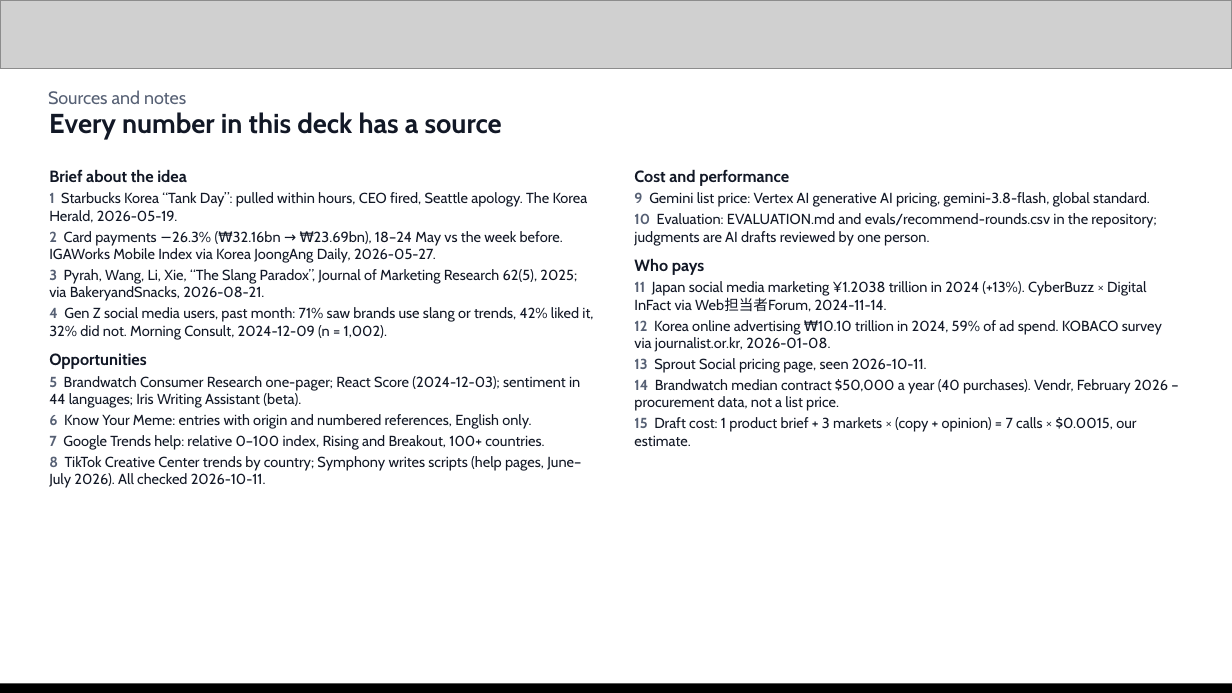
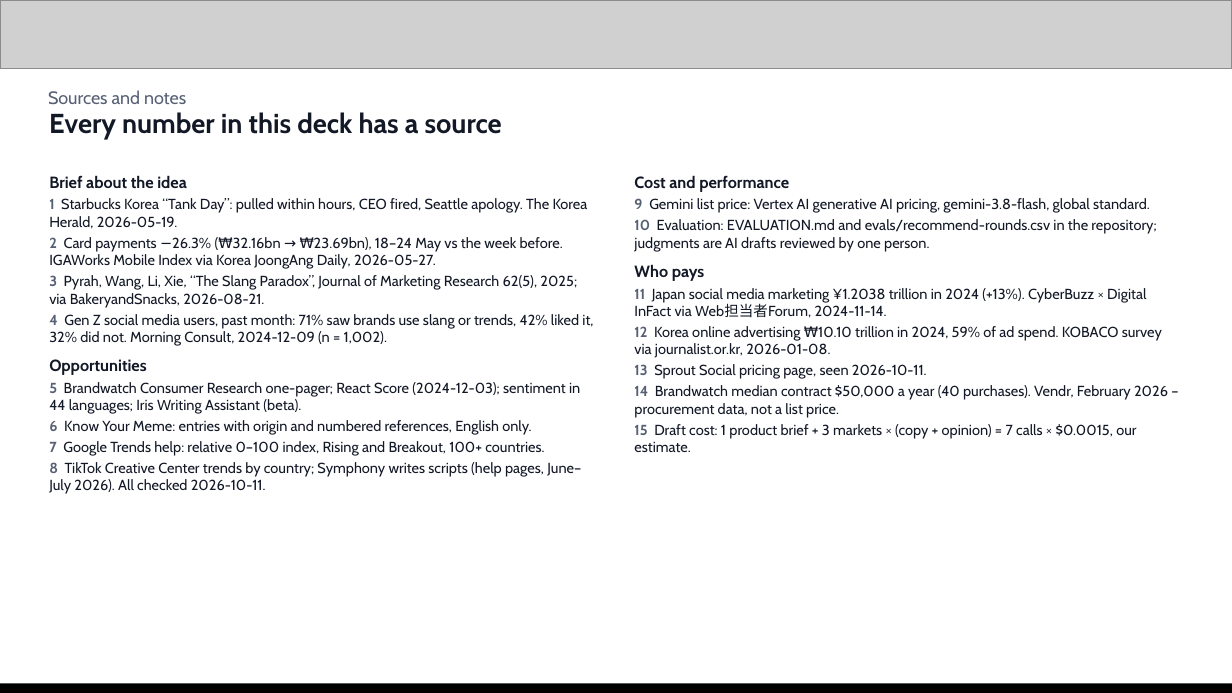
Before and after one commit to Sihyeon-Ji/trend-interpreter, a slide deck: slide 16 of docs/대회/제출/AI-Builder-Cup-제출-초안.pptx. Drawn at 1232x693 pixels with LibreOffice and Linux fonts; fonts in the diff are those of the drawing; grey boxes stand for pictures. Boxes give left, top, right and bottom in pixels: in the first picture for what was removed or moved away, otherwise in the second. Text is boxed around its words. In the diff, an @@ line names an element or a change of style, - is before the commit and + after.

```diff
--- a/docs/대회/제출/AI-Builder-Cup-제출-초안.pptx
+++ b/docs/대회/제출/AI-Builder-Cup-제출-초안.pptx
@@ text "Brief about the idea": place and size @@
-text "Brief about the idea" at [49, 169, 593, 488]
+text "Brief about the idea" at [49, 175, 593, 494]
@@ text "Cost and performance": place and size @@
-text "Cost and performance" at [634, 169, 1168, 446]
+text "Cost and performance" at [634, 175, 1168, 452]
```
Also in this commit, not shown: 13 other slides changed, 8 other files.
